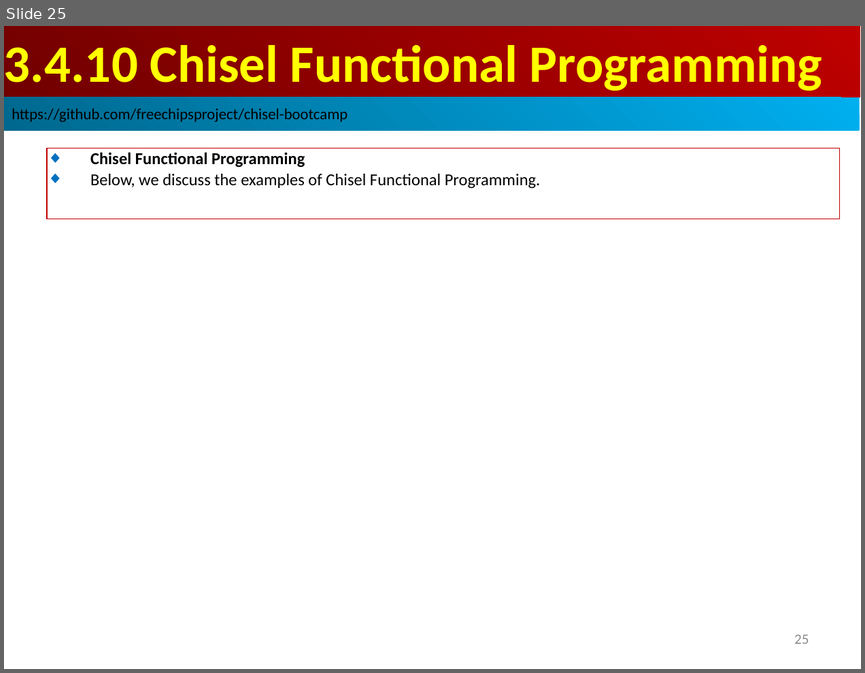
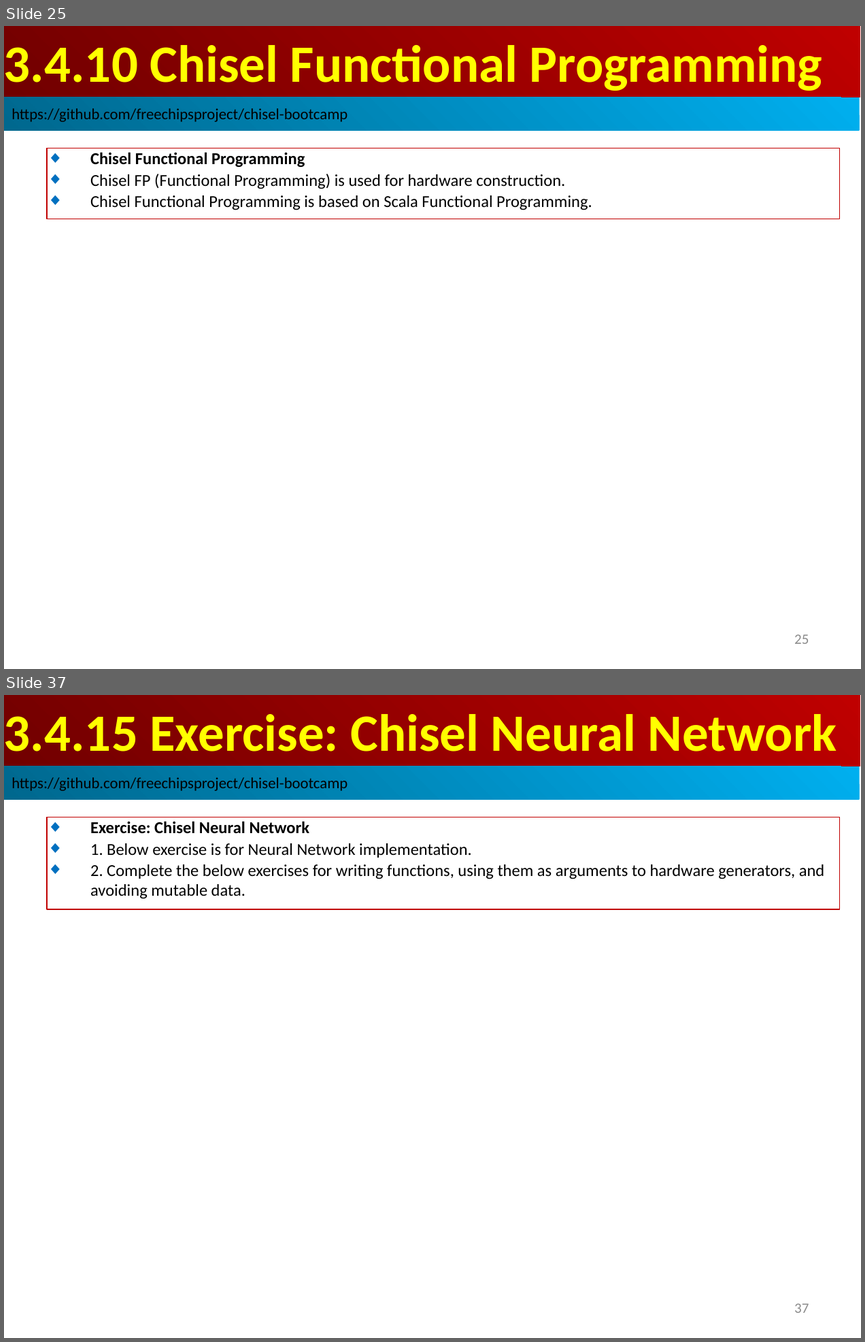
Before and after one commit to peterhchen/AIU_CS800_Chisel, a slide deck: 300_UCB_BC/003.4_FuncProg/000_Video/003.4_FuncProg.ppt. Shown one above the other, each under a label of ours: slide 25 before the commit, slides 25 and 37 after it; the slides between them are not shown. The pictures are 865x673 and 865x1342 pixels, drawn with LibreOffice and Linux fonts; fonts in the diff are those of the drawing. Boxes give left, top, right and bottom in pixels: in the first picture for what was removed or moved away, otherwise in the second. Text is boxed around its words. In the diff, an @@ line names an element or a change of style, - is before the commit and + after.

```diff
--- a/300_UCB_BC/003.4_FuncProg/000_Video/003.4_FuncProg.ppt
+++ b/300_UCB_BC/003.4_FuncProg/000_Video/003.4_FuncProg.ppt
@@ slide 37 added at (x1=4, y1=695, x2=861, y2=1338), background #FFFFFF @@
@@ rectangle added at (x1=4, y1=695, x2=860, y2=766), fill gradient #BF0000 to #710000, 44 pt, text #FFFF00, bold @@
+3.4.15 Exercise: Chisel Neural Network
@@ rectangle added at (x1=4, y1=766, x2=859, y2=800), fill gradient #00AFEF to #00688E, 13 pt, text #000000 @@
+https://github.com/freechipsproject/chisel-bootcamp
@@ rectangle added at (x1=47, y1=817, x2=839, y2=909), outline #C00000 0.74 pt, 14 pt, text #000000 @@
+◆ Exercise: Chisel Neural Network
+◆ 1. Below exercise is for Neural Network implementation.
+◆ 2. Complete the below exercises for writing functions, using them as arguments to hardware generators, and avoiding mutable data.
@@ page number added at (x1=794, y1=1303, x2=808, y2=1312), 12 pt, text #8B8B8B @@
+37
@@ slide 25 changed as well @@
@@ text in rectangle at (x1=90, y1=174, x2=592, y2=210): text changed @@
-◆ Below, we discuss the examples of Chisel Functional Programming.
+◆ Chisel FP (Functional Programming) is used for hardware construction.
+◆ Chisel Functional Programming is based on Scala Functional Programming.
```
Also in this commit, not shown: 4 other slides changed, 20 other slides added.
